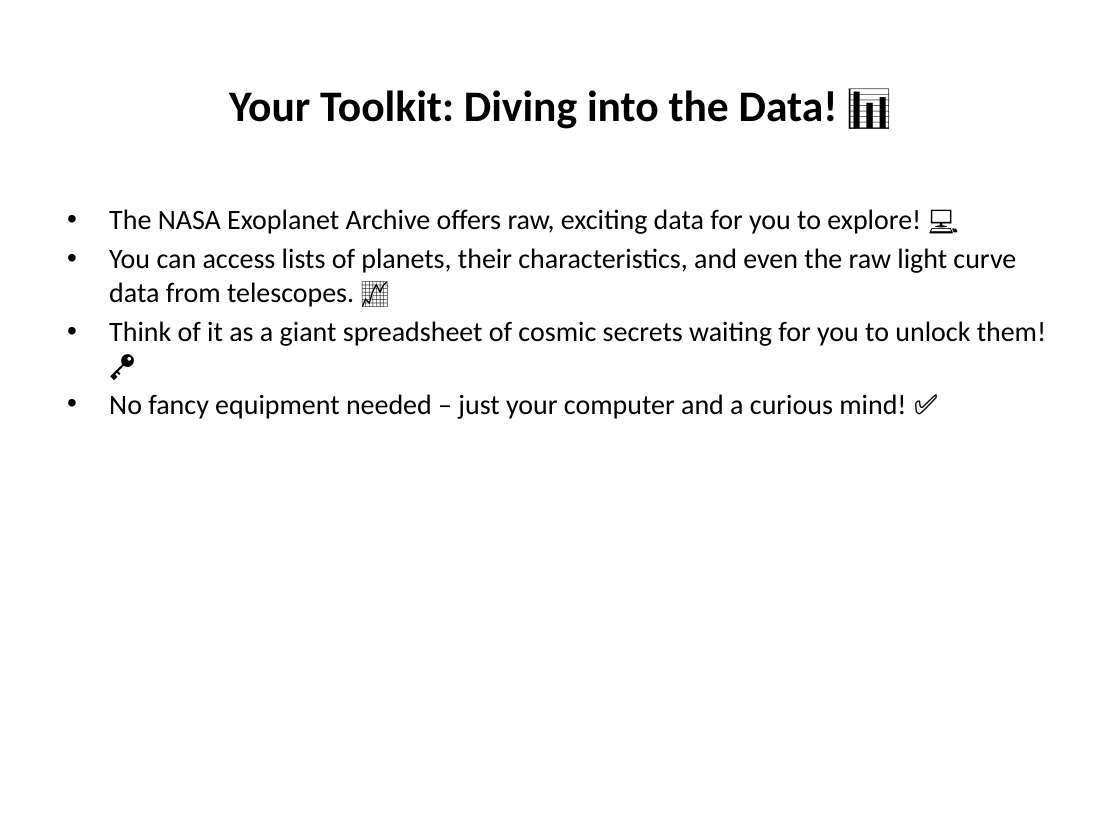
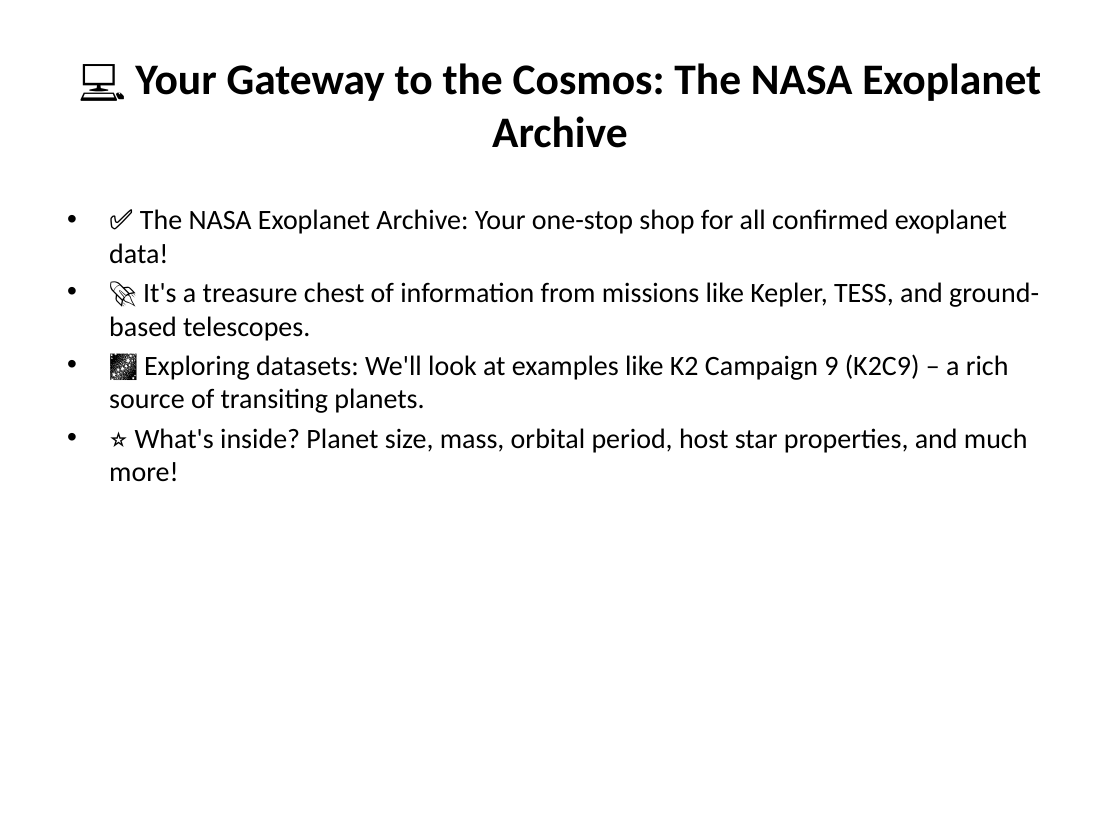
Before and after one commit to irfiacre/exoplanets, a slide deck: slide 6 of assets/slides/generated_slides.pptx. Drawn at 1120x840 pixels with LibreOffice and Linux fonts; fonts in the diff are those of the drawing. Boxes give left, top, right and bottom in pixels: in the first picture for what was removed or moved away, otherwise in the second. Text is boxed around its words. In the diff, an @@ line names an element or a change of style, - is before the commit and + after.

```diff
--- a/assets/slides/generated_slides.pptx
+++ b/assets/slides/generated_slides.pptx
@@ title at [135,63,1041,148]: text changed @@
-Your Toolkit: Diving into the Data! 📊
+💻 Your Gateway to the Cosmos: The NASA Exoplanet Archive
@@ text at [109,209,1039,481]: text changed @@
-• The NASA Exoplanet Archive offers raw, exciting data for you to explore! 💻
-• You can access lists of planets, their characteristics, and even the raw light curve data from telescopes. 📈
-• Think of it as a giant spreadsheet of cosmic secrets waiting for you to unlock them! 🔑
-• No fancy equipment needed – just your computer and a curious mind! ✅
+• ✅ The NASA Exoplanet Archive: Your one-stop shop for all confirmed exoplanet data!
+• 🚀 It's a treasure chest of information from missions like Kepler, TESS, and ground-based telescopes.
+• 🌌 Exploring datasets: We'll look at examples like K2 Campaign 9 (K2C9) – a rich source of transiting planets.
+• ⭐ What's inside? Planet size, mass, orbital period, host star properties, and much more!
```
Also in this commit, not shown: 6 other slides changed, 1 slide added, 1 slide removed, 12 other files.
